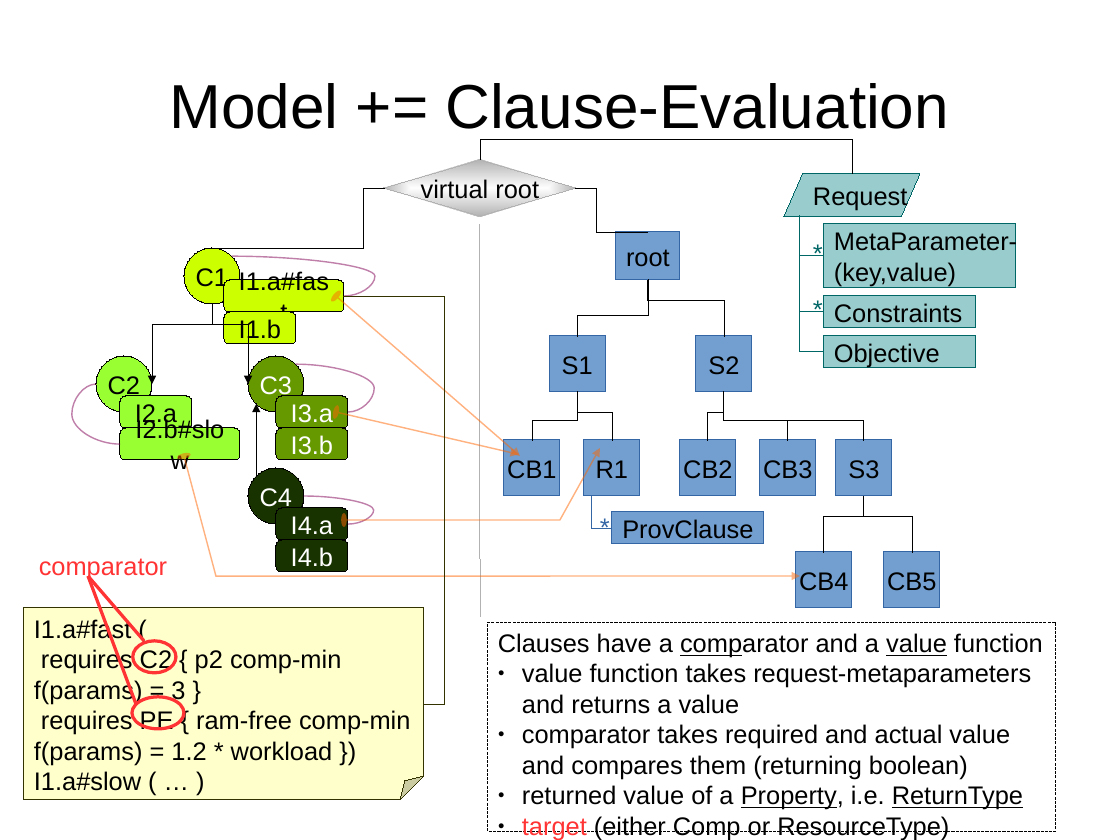
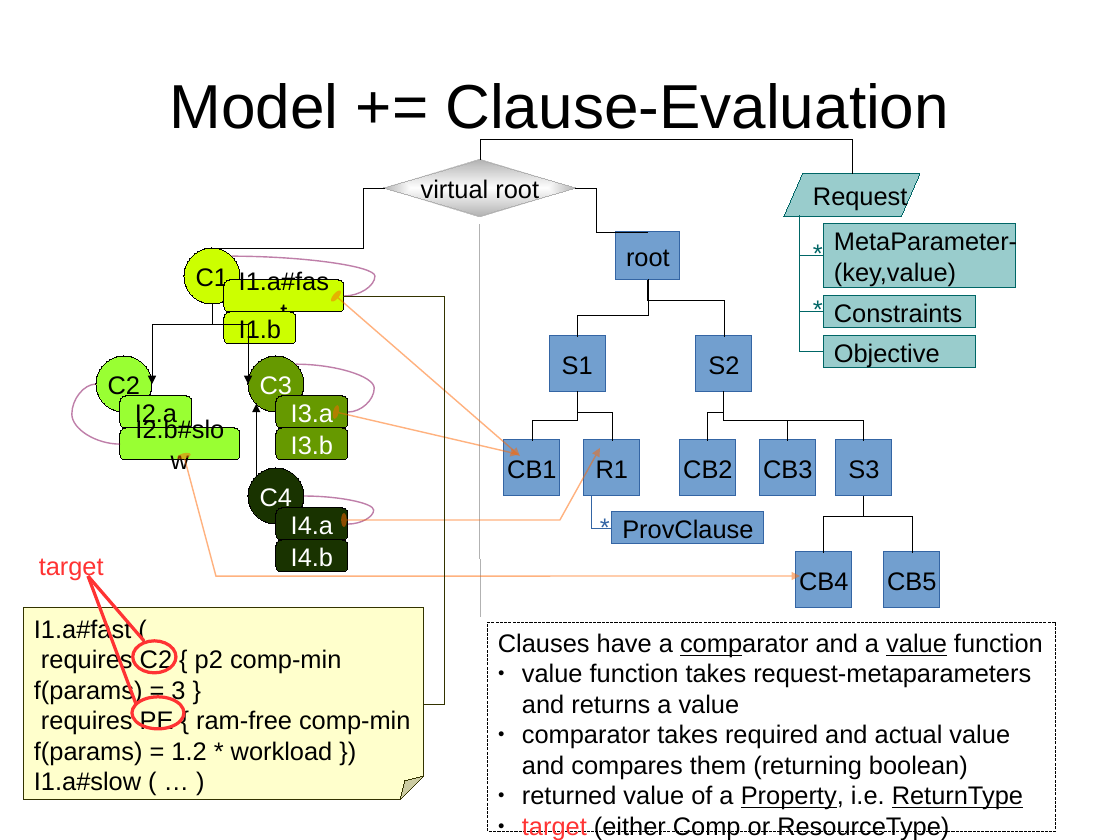
Before and after one commit to rene-schoene/racr-mquat, a slide deck: slide 11 of doc/the-model.odp. Drawn at 1120x840 pixels with LibreOffice and Linux fonts; fonts in the diff are those of the drawing. Boxes give left, top, right and bottom in pixels: in the first picture for what was removed or moved away, otherwise in the second. Text is boxed around its words. In the diff, an @@ line names an element or a change of style, - is before the commit and + after.

Commit message:
small fix on slide 11.

```diff
--- a/doc/the-model.odp
+++ b/doc/the-model.odp
@@ text at (39, 558, 104, 580): text changed @@
-comparator
+target
```
